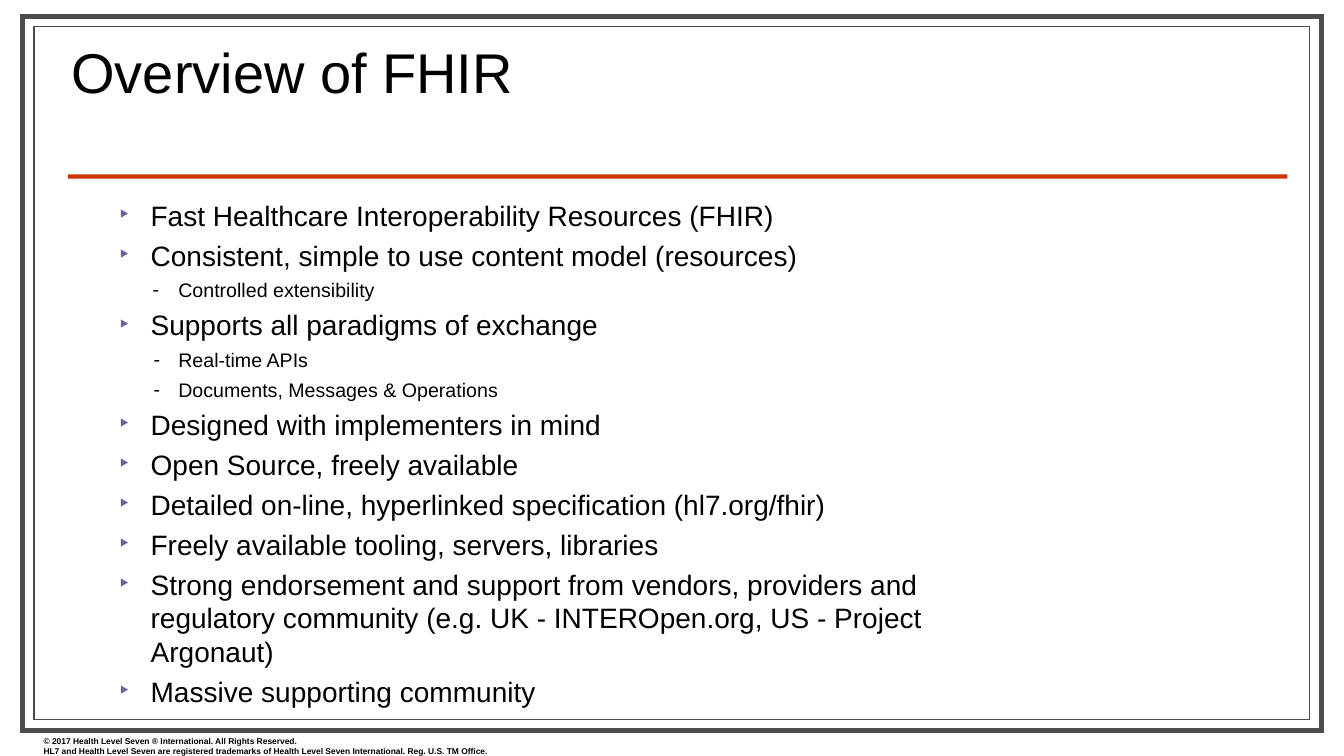
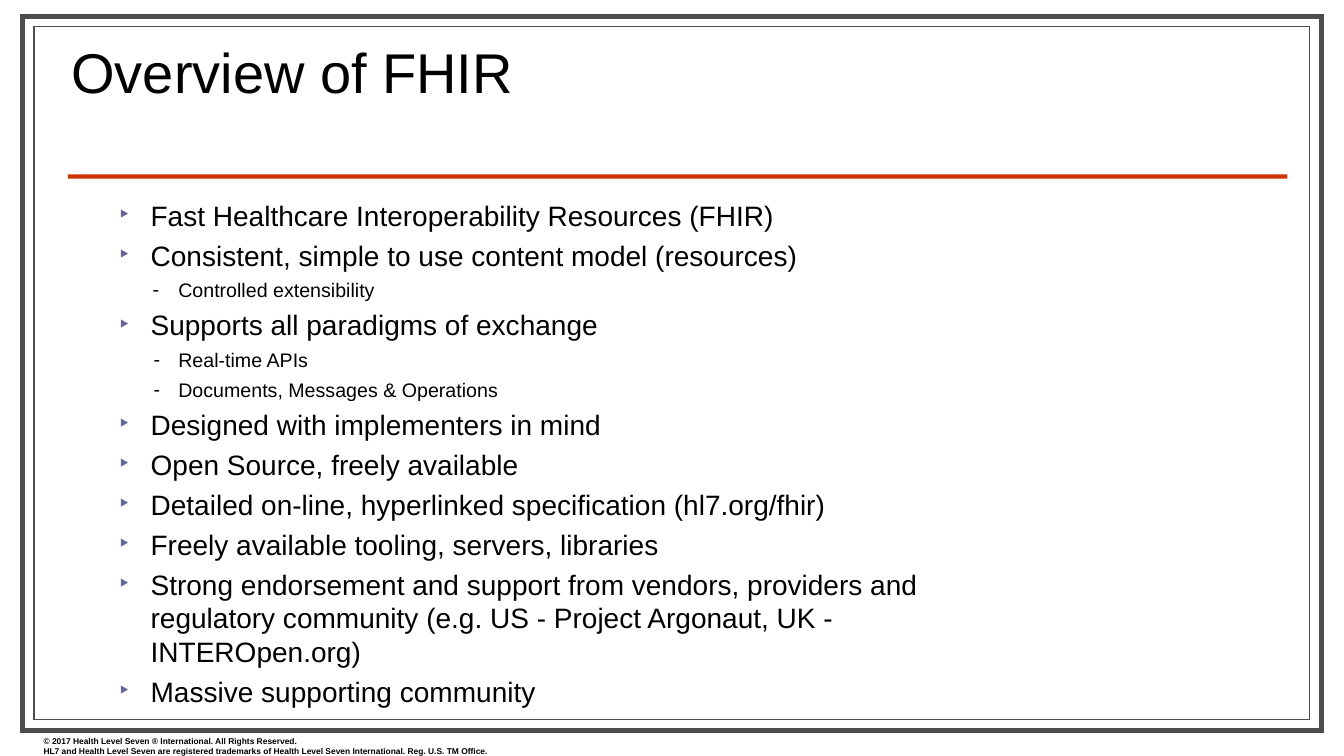
Before and after one commit to FHIR/documents, a slide deck: slide 11 of presentations/2018-01 Tutorials/Jan2018_FHIR for Clinicians.pptx. Drawn at 1344x756 pixels with LibreOffice and Linux fonts; fonts in the diff are those of the drawing; background and template pictures are left out. Boxes give left, top, right and bottom in pixels: in the first picture for what was removed or moved away, otherwise in the second. Text is boxed around its words. In the diff, an @@ line names an element or a change of style, - is before the commit and + after.

```diff
--- a/presentations/2018-01 Tutorials/Jan2018_FHIR for Clinicians.pptx
+++ b/presentations/2018-01 Tutorials/Jan2018_FHIR for Clinicians.pptx
@@ text at [151,574,917,667]: text changed @@
-‣ Strong endorsement and support from vendors, providers and regulatory community (e.g. UK - INTEROpen.org, US - Project Argonaut)
+‣ Strong endorsement and support from vendors, providers and regulatory community (e.g. US - Project Argonaut, UK - INTEROpen.org)
```
Also in this commit, not shown: 9 other slides changed, 3 slides added, 3 slides removed.
